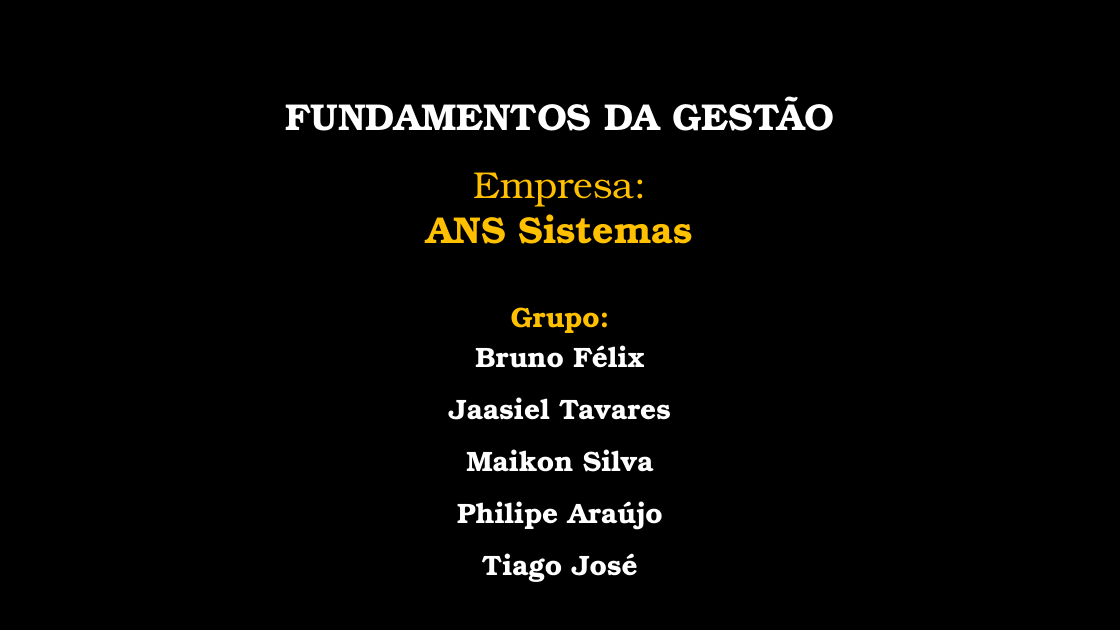
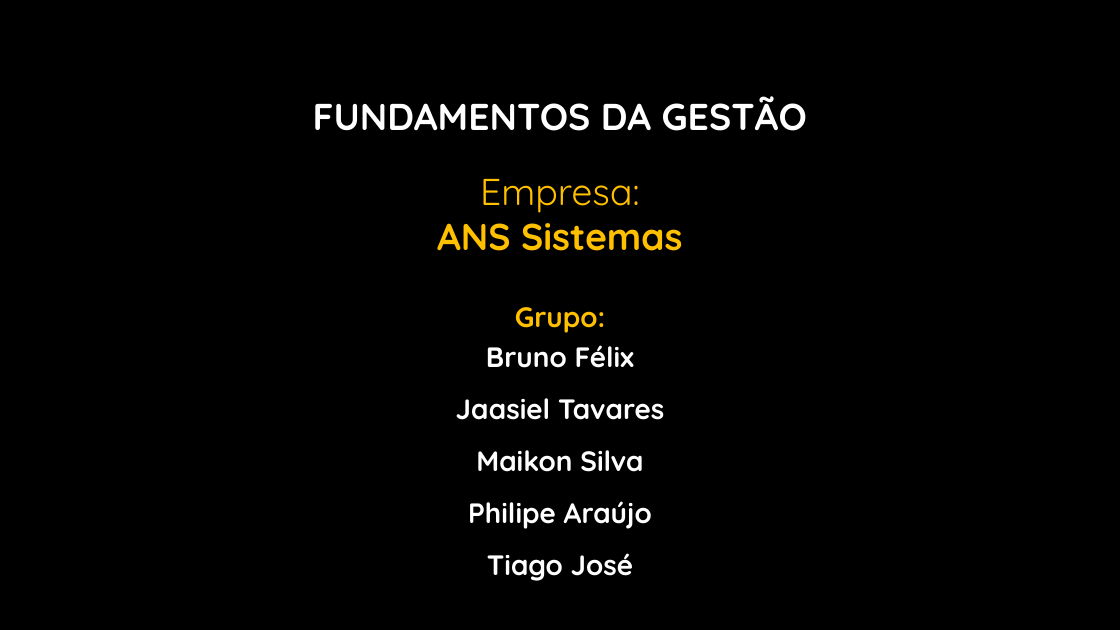
Before and after one commit to BrunoFelix/Restoran, a slide deck: slide 1 of Docs/Apresentação ANS Sistemas (Fundamentos da Gestao).pptx. Drawn at 1120x630 pixels with LibreOffice and Linux fonts; fonts in the diff are those of the drawing; background and template pictures are left out. Boxes give left, top, right and bottom in pixels: in the first picture for what was removed or moved away, otherwise in the second. Text is boxed around its words. In the diff, an @@ line names an element or a change of style, - is before the commit and + after.

Commit message:
Ajuste na estrutura e conteúdo da Apresentação de Fundamentos da Gestão

```diff
--- a/Docs/Apresentação ANS Sistemas (Fundamentos da Gestao).pptx
+++ b/Docs/Apresentação ANS Sistemas (Fundamentos da Gestao).pptx
@@ font TeX Gyre Bonum to Quicksand in 3 elements at box(313, 96, 807, 131), box(456, 307, 664, 581), box(437, 179, 683, 251) @@
@@ text "Empresa: ANS Sistemas": place and size @@
-text "Empresa: ANS Sistemas" at box(427, 172, 693, 244)
+text "Empresa: ANS Sistemas" at box(437, 179, 683, 251)
```
Also in this commit, not shown: 20 other slides changed, 8 slides added, 3 slides removed.
